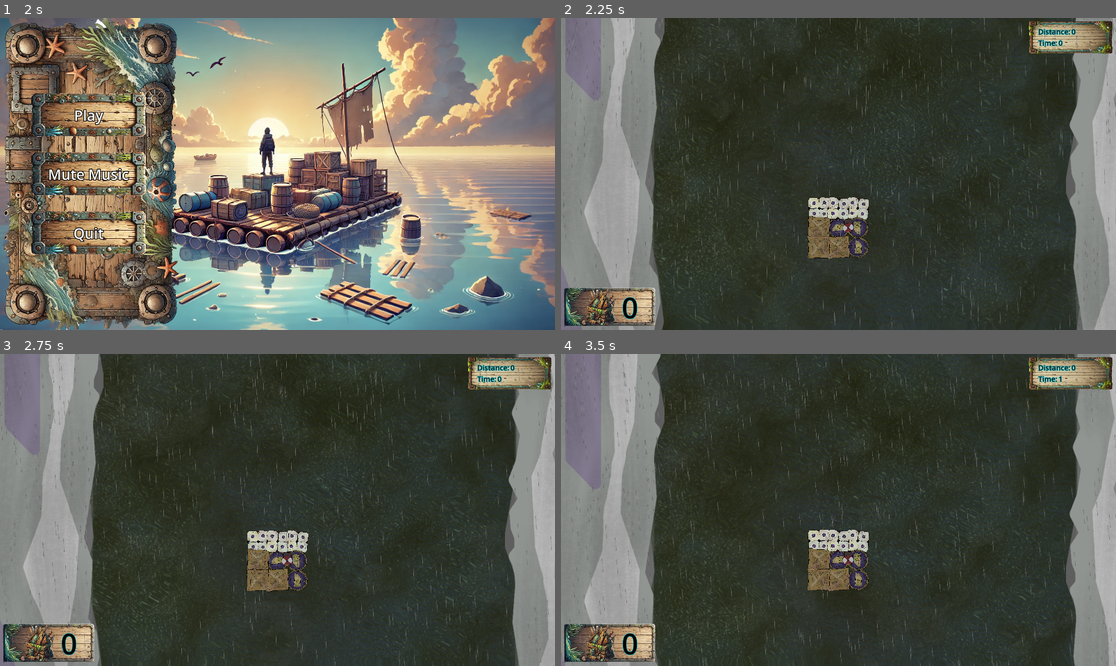
Above: before the commit, frames 1-4 (two rows, left to right).
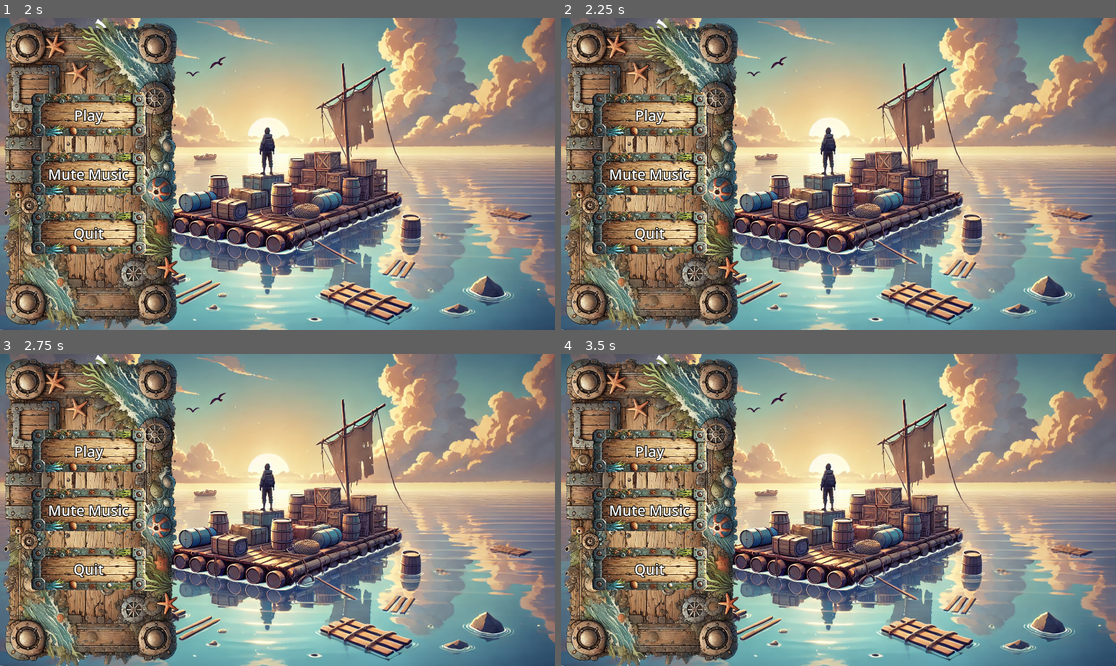
Above: after the commit, the same moments.

Repository: ARCsweden/GameJam2024FallA
Game: Godot game, scene res://UI/game_over_canvas_layer.tscn
The game is run twice, just before and just after one commit, with the same random seed, the same clock (stepped at 60 frames per second) and the same inputs. This scene is started directly instead of the project's main scene. The engine's default icon, where the game draws it, is replaced by a stand-in: a white triangle on a blue panel in a dark square. Sound files missing from this copy of the repository are replaced by a short silence.
Inputs (mouse positions are in pixels of both pictures, inside the frame that each line leads up to):
- Up to frame 1 (2 s): click "Main Menu" at 0.5 s; click "Mute Music" at 1.25 s
- Up to frame 2 (2.25 s): click "Play" at 2 s
- Up to frame 3 (2.75 s): no input
- Up to frame 4 (3.5 s): click (649, 450) at 2.75 s, where only the run after the commit has a clickable "Play"

Frame 1 is identical in both runs. In frame 2, 95% of the frame differs, in the area x 0-100%, y 0-100%; in frame 3, 95%; in frame 4, 95%.

Commit message:
added plums to buttons

Diff:
--- /dev/null
+++ b/dontdrowntogether/Assets/Audio/button_pressed_audio_stream_player.tscn
@@ -0,0 +1,6 @@
+[gd_scene load_steps=2 format=3 uid="uid://dk1ee5sd6a77h"]
+
+[ext_resource type="AudioStream" uid="uid://b6jyy5dc5cjsb" path="res://Assets/Audio/plums.mp3" id="1_5tt4m"]
+
+[node name="ButtonPressed_AudioStreamPlayer" type="AudioStreamPlayer"]
+stream = ExtResource("1_5tt4m")
--- a/dontdrowntogether/UI/Ingame_menu.tscn
+++ b/dontdrowntogether/UI/Ingame_menu.tscn
@@ -9,6 +9,7 @@
 [ext_resource type="AudioStream" uid="uid://bgmvotvnlkug8" path="res://Assets/Music/flotten_v3.mp3" id="7_klkcs"]
 [ext_resource type="AudioStream" uid="uid://dhjjvvklmcxc7" path="res://Assets/Music/raft_v1.mp3" id="8_yog7s"]
 [ext_resource type="AudioStream" uid="uid://bupcq4kifpcrl" path="res://Assets/Music/raft_v2.mp3" id="9_vegmj"]
+[ext_resource type="PackedScene" uid="uid://dk1ee5sd6a77h" path="res://Assets/Audio/button_pressed_audio_stream_player.tscn" id="10_yu5r6"]
 
 [sub_resource type="AudioStreamRandomizer" id="AudioStreamRandomizer_eskpd"]
 streams_count = 6
@@ -139,6 +140,8 @@
 autoplay = true
 bus = &"Music"
 
+[node name="ButtonPressed_AudioStreamPlayer" parent="." instance=ExtResource("10_yu5r6")]
+
 [connection signal="pressed" from="TextureRect/MarginContainer/Buttons_VBoxContainer/Resume_TextureButton" to="." method="_on_resume_texture_button_pressed"]
 [connection signal="pressed" from="TextureRect/MarginContainer/Buttons_VBoxContainer/MuteMusic_TextureButton2" to="." method="_on_mute_music_texture_button_2_pressed"]
 [connection signal="pressed" from="TextureRect/MarginContainer/Buttons_VBoxContainer/MainMenu_TextureButton3" to="." method="_on_main_menu_texture_button_3_pressed"]
--- a/dontdrowntogether/UI/game_over_canvas_layer.gd
+++ b/dontdrowntogether/UI/game_over_canvas_layer.gd
@@ -3,6 +3,8 @@
 @onready var main_menu_scene: PackedScene = load("res://UI/main_menu.tscn")
 
 func _on_texture_button_pressed() -> void:
+	$ButtonPressed_AudioStreamPlayer.play()
+	#await $ButtonPressed_AudioStreamPlayer.finished
 	get_tree().call_deferred("change_scene_to_packed", main_menu_scene)
 	get_tree().paused = false
 	for i in get_tree().get_root().get_children():
--- a/dontdrowntogether/UI/game_over_canvas_layer.tscn
+++ b/dontdrowntogether/UI/game_over_canvas_layer.tscn
@@ -1,8 +1,9 @@
-[gd_scene load_steps=4 format=3 uid="uid://r7wha7764kxj"]
+[gd_scene load_steps=5 format=3 uid="uid://r7wha7764kxj"]
 
 [ext_resource type="Texture2D" uid="uid://dn6k3lnp8jdl" path="res://UI/Images/Button2.png" id="1_632if"]
 [ext_resource type="Script" path="res://UI/game_over_canvas_layer.gd" id="1_m2f43"]
 [ext_resource type="Theme" uid="uid://jia55bt3fpaw" path="res://UI/MainMenuTheme.tres" id="2_s1rl7"]
+[ext_resource type="PackedScene" uid="uid://dk1ee5sd6a77h" path="res://Assets/Audio/button_pressed_audio_stream_player.tscn" id="4_l05nf"]
 
 [node name="GameOver_CanvasLayer" type="CanvasLayer"]
 script = ExtResource("1_m2f43")
@@ -52,4 +53,6 @@
 theme = ExtResource("2_s1rl7")
 text = "Main Menu"
 
+[node name="ButtonPressed_AudioStreamPlayer" parent="." instance=ExtResource("4_l05nf")]
+
 [connection signal="pressed" from="VBoxContainer/TextureButton" to="." method="_on_texture_button_pressed"]
--- a/dontdrowntogether/UI/ingame_menu.gd
+++ b/dontdrowntogether/UI/ingame_menu.gd
@@ -12,6 +12,7 @@
 
 
 func _on_mute_music_texture_button_2_pressed() -> void:
+	$ButtonPressed_AudioStreamPlayer.play()
 	if musicPlayer_node.playing:
 		musicPlayer_node.stop()
 	else:
@@ -20,6 +21,8 @@
 
 
 func _on_main_menu_texture_button_3_pressed() -> void:
+	$ButtonPressed_AudioStreamPlayer.play()
+	await $ButtonPressed_AudioStreamPlayer.finished
 	get_tree().call_deferred("change_scene_to_packed", main_menu_scene)
 	get_tree().paused = false
 	self.get_meta("gameNode").queue_free()
@@ -34,10 +37,12 @@
 		self.show()
 
 func _on_resume_texture_button_pressed() -> void:
+	$ButtonPressed_AudioStreamPlayer.play()
 	pause_and_unpause()
 	pass # Replace with function body.
 
 
 func _on_music_audio_stream_player_finished() -> void:
+	$ButtonPressed_AudioStreamPlayer.play()
 	$Music_AudioStreamPlayer.play()
 	pass # Replace with function body.
--- a/dontdrowntogether/UI/main_menu.gd
+++ b/dontdrowntogether/UI/main_menu.gd
@@ -24,11 +24,15 @@
 
 
 func _on_quit_texture_button_3_pressed() -> void:
+	$ButtonPressed_AudioStreamPlayer.play()
+	await $ButtonPressed_AudioStreamPlayer.finished
 	get_tree().quit()
 	pass # Replace with function body.
 
 
 func _on_play_texture_button_pressed() -> void:
+	$ButtonPressed_AudioStreamPlayer.play()
+	await $ButtonPressed_AudioStreamPlayer.finished
 	var newGameScene = game_scene.instantiate()
 	var newInGameMenu_scene = inGameMenu_scene.instantiate()
 	get_tree().root.add_child(newGameScene)
@@ -41,6 +45,7 @@
 
 
 func _on_mute_texture_button_2_pressed() -> void:
+	$ButtonPressed_AudioStreamPlayer.play()
 	if TitleScreenAudioStream_Node.playing:
 		TitleScreenAudioStream_Node.stop()
 	else:
--- a/dontdrowntogether/UI/main_menu.tscn
+++ b/dontdrowntogether/UI/main_menu.tscn
@@ -6,6 +6,7 @@
 [ext_resource type="Texture2D" uid="uid://b1tgm44fknjxm" path="res://UI/Images/BetterButton.png" id="4_rppa8"]
 [ext_resource type="Theme" uid="uid://jia55bt3fpaw" path="res://UI/MainMenuTheme.tres" id="5_3cfmo"]
 [ext_resource type="AudioStream" uid="uid://dkmuwv6tvng7e" path="res://Assets/Music/title_screen.mp3" id="6_kr5xl"]
+[ext_resource type="PackedScene" uid="uid://dk1ee5sd6a77h" path="res://Assets/Audio/button_pressed_audio_stream_player.tscn" id="7_8fchx"]
 
 [node name="MainMenu_CanvasLayer" type="CanvasLayer"]
 script = ExtResource("1_676ga")
@@ -133,6 +134,8 @@
 bus = &"Music"
 parameters/looping = true
 
+[node name="ButtonPressed_AudioStreamPlayer" parent="." instance=ExtResource("7_8fchx")]
+
 [connection signal="pressed" from="MarginContainer/Buttons_VBoxContainer/Play_TextureButton" to="." method="_on_play_texture_button_pressed"]
 [connection signal="pressed" from="MarginContainer/Buttons_VBoxContainer/Mute_TextureButton2" to="." method="_on_mute_texture_button_2_pressed"]
 [connection signal="pressed" from="MarginContainer/Buttons_VBoxContainer/Quit_TextureButton3" to="." method="_on_quit_texture_button_3_pressed"]
Not shown, changed: dontdrowntogether/Assets/Audio/Plums.mp3.import
Not shown: 1 places in dontdrowntogether/Scenes/player.tscn that only renumber resources
Not shown: 1 places in dontdrowntogether/UI/Ingame_menu.tscn that only renumber resources
Not shown: 1 places in dontdrowntogether/UI/main_menu.tscn that only renumber resources
Not shown, changed: dontdrowntogether/Assets/Audio/Plums.mp3
